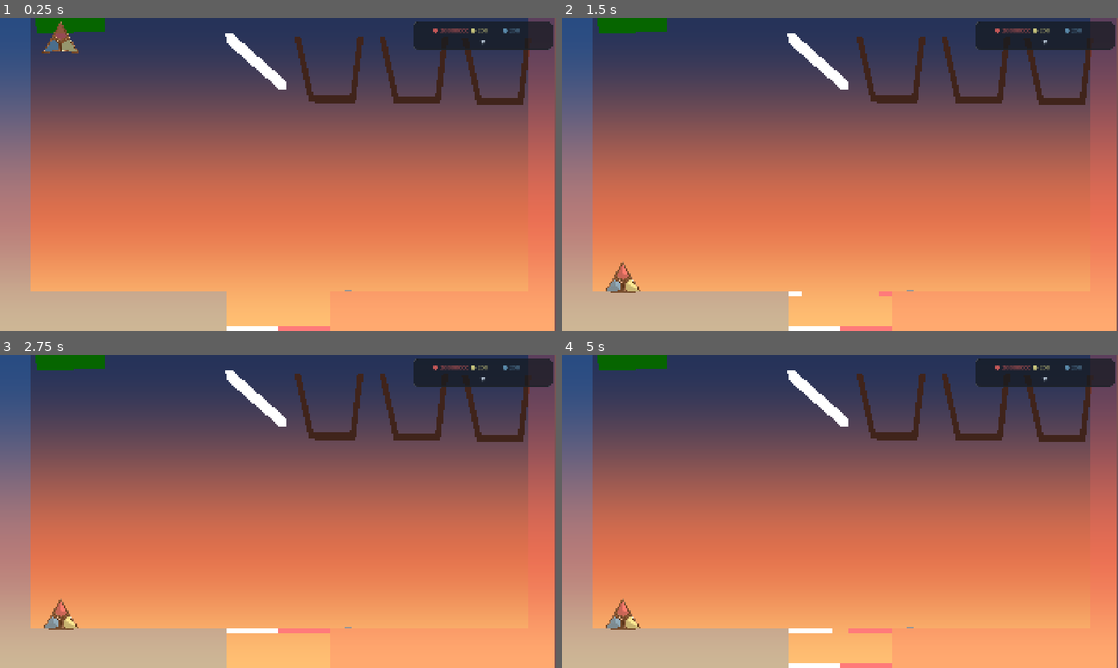
Above: before the commit, frames 1-4 (two rows, left to right).
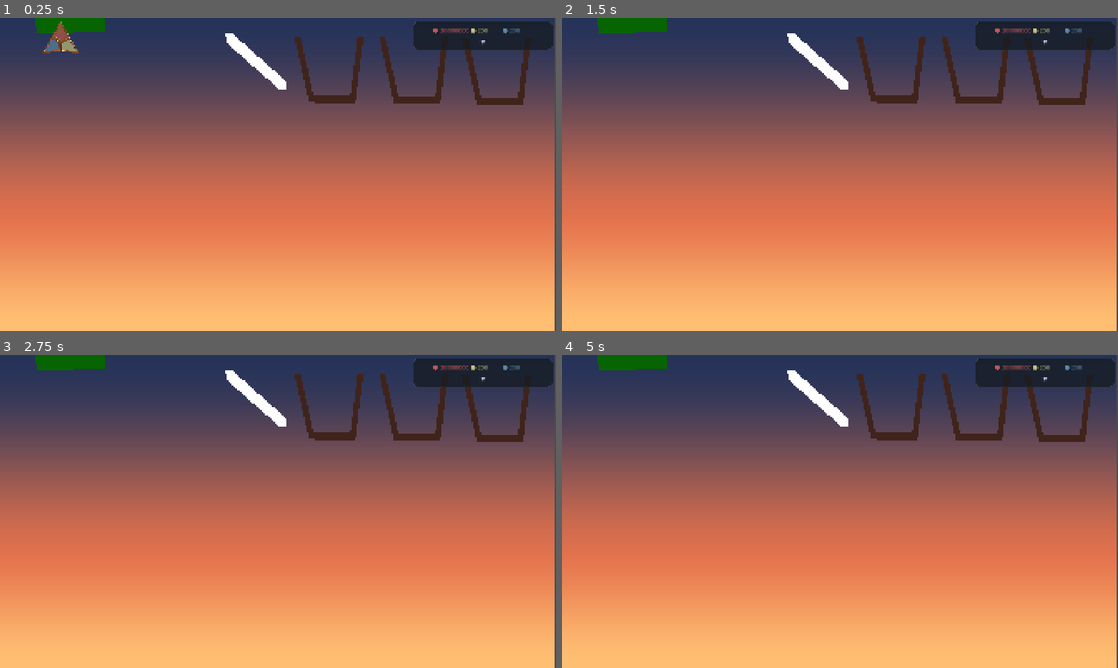
Above: after the commit, the same moments.

Repository: adambrock89/idle-glass
Game: Godot game, scene res://scenes/levels/fragment_manager.tscn
Two runs of this game, one before a commit and one after it. Both use one fixed random seed, a clock stepped at 60 frames per second and the inputs below.
Inputs (mouse positions are in pixels of both pictures, inside the frame that each line leads up to):
- Up to frame 1 (0.25 s): no input
- Up to frame 2 (1.5 s): tap Enter at 0.5 s; move the mouse to (962, 158) at 0.52 s; tap G (toggle_generation) at 0.6 s; click (962, 158) at 0.67 s; move the mouse to (728, 190) at 1.27 s; tap C (toggle_hatch) at 1.35 s; click (728, 190) at 1.42 s
- Up to frame 3 (2.75 s): tap Space at 2 s; move the mouse to (333, 442) at 2.02 s; tap G (toggle_generation) at 2.1 s; click (333, 442) at 2.17 s
- Up to frame 4 (5 s): tap Enter at 2.75, 4.25 s; move the mouse to (812, 574) at 2.77 s; tap C (toggle_hatch) at 2.85, 4.35 s; click (812, 574) at 2.92 s; tap Space at 3.5 s; move the mouse to (1006, 558) at 3.52 s; tap G (toggle_generation) at 3.6 s; click (1006, 558) at 3.67 s; move the mouse to (673, 464) at 4.27 s; click (673, 464) at 4.42 s

The runs differ from the first frame. In frame 1, 12% of the frame differs, in the area x 0-100%, y 0-100%; in frame 2, 12%; in frame 3, 12%; in frame 4, 13%.
Error after the commit: Cannot call method 'get_meta' on a null value. (res://src/entities/turnin_platform.gd:321)

Commit message:
stone shader applied to level with UV debug

Diff:
--- a/scenes/levels/fragment_manager.tscn
+++ b/scenes/levels/fragment_manager.tscn
@@ -56,7 +56,6 @@
 position = Vector2(244, -75)
 
 [node name="Platform" parent="." instance=ExtResource("3_7051s")]
-unique_name_in_owner = true
 position = Vector2(681, 873)
 scale = Vector2(3, 3)
 script = ExtResource("4_l78gl")
